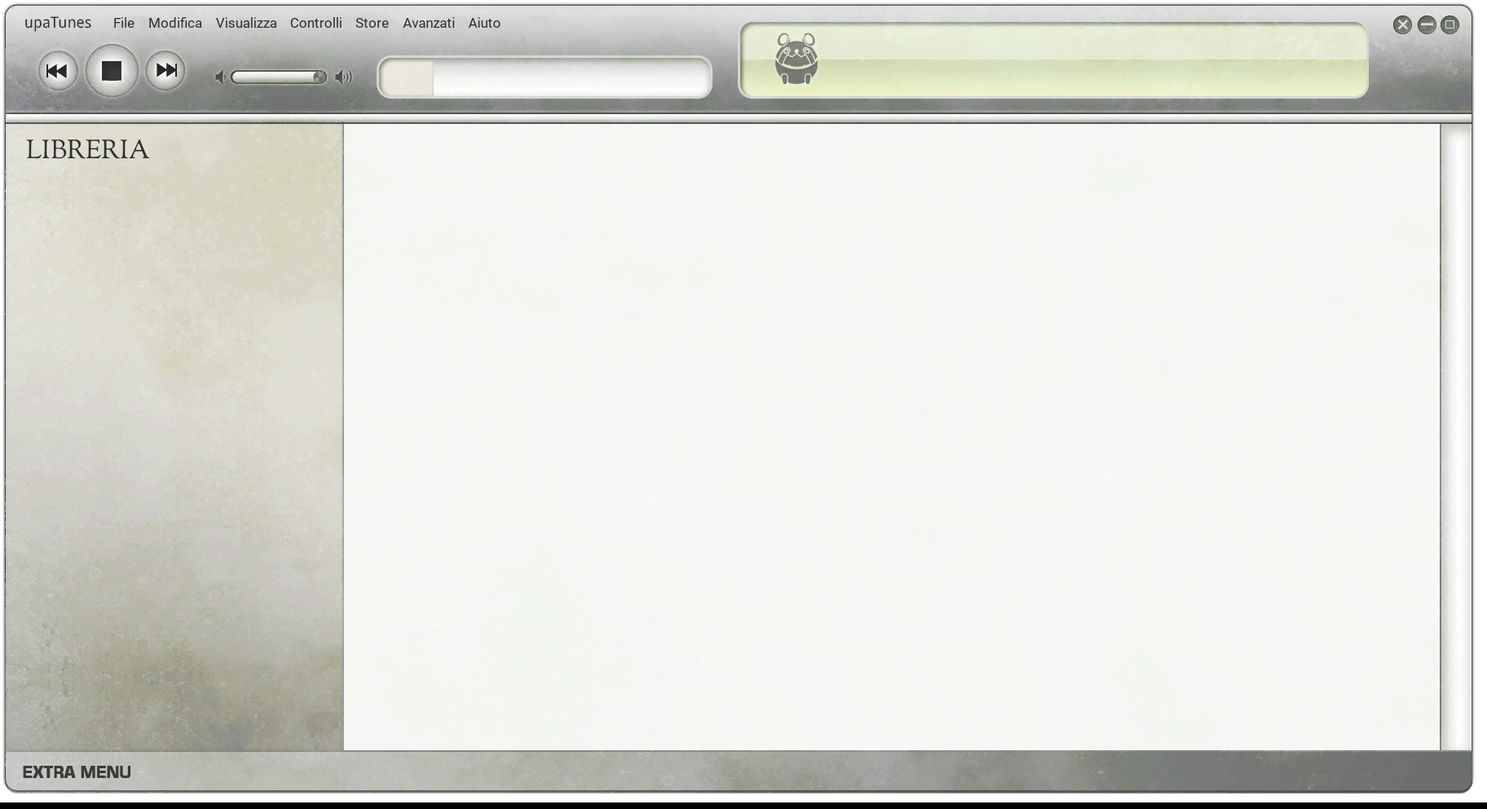
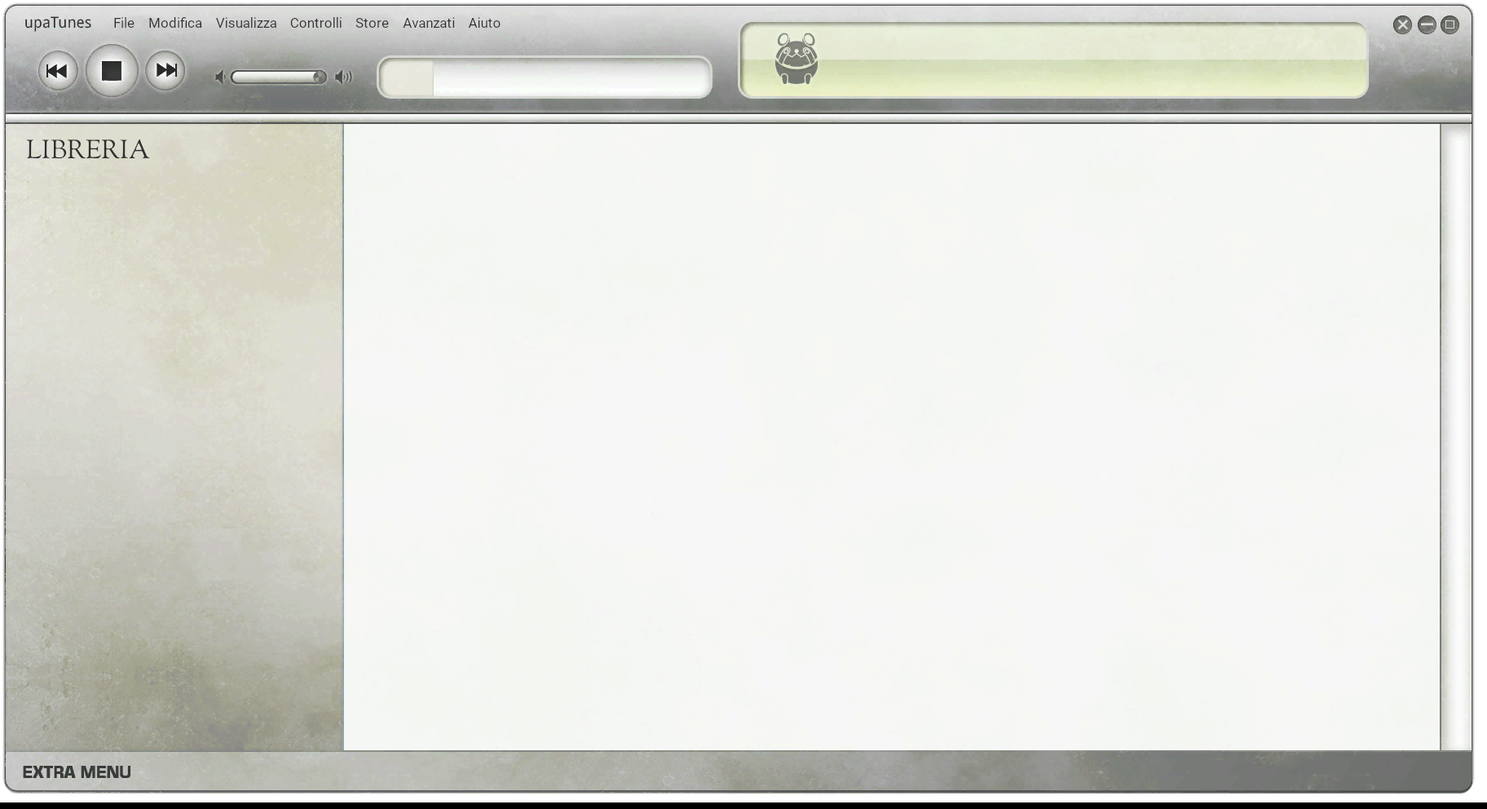
Layer changes from the first 1487px x 809px image to the second:
removed layer "File" over [114, 17, 135, 28]
removed layer "Modifica" over [149, 17, 203, 28]
removed layer "Visualizza" over [216, 17, 277, 28]
removed layer "Controlli" over [290, 17, 342, 28]
removed layer "Store" over [355, 17, 390, 28]
removed layer "Avanzati" over [402, 17, 456, 28]
removed layer "Aiuto" over [468, 17, 501, 28]
removed layer "LIBRERIA" over [26, 138, 151, 160]
painted on "EXMENU2.dds" over [26, 17, 501, 160]
